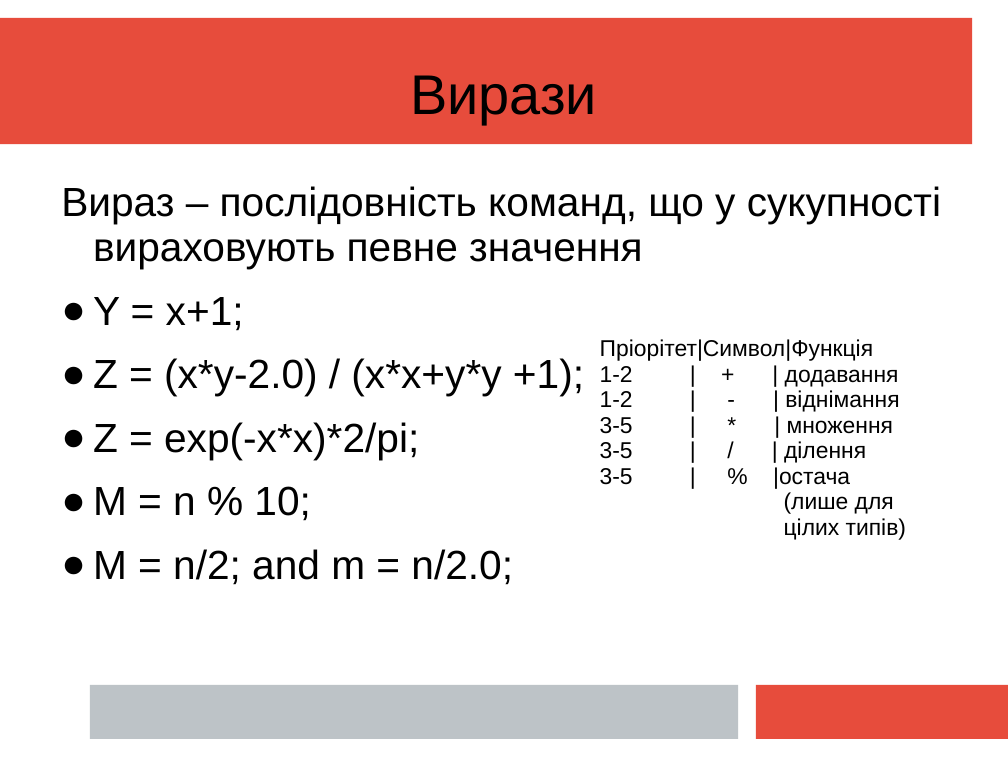
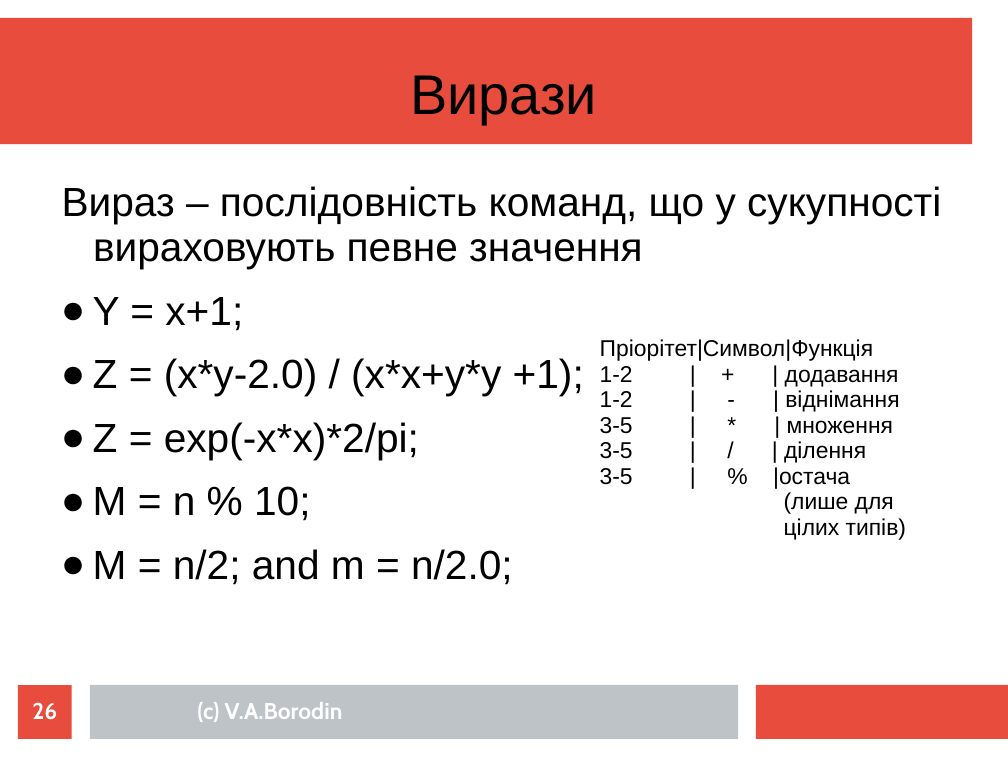
Before and after one commit to mecchmatProjects/CppCourse, a slide deck: slide 26 of Lect1/CppTutorUkr0.ppt (slide 25 before the commit). Drawn at 1008x757 pixels with LibreOffice and Linux fonts; fonts in the diff are those of the drawing. Boxes give left, top, right and bottom in pixels: in the first picture for what was removed or moved away, otherwise in the second. Text is boxed around its words. In the diff, an @@ line names an element or a change of style, - is before the commit and + after.

```diff
--- a/Lect1/CppTutorUkr0.ppt
+++ b/Lect1/CppTutorUkr0.ppt
@@ text "Вираз – послідовність команд, що ..." at bbox=[62, 186, 941, 585]: indent changed @@
@@ page number added at bbox=[18, 684, 72, 738], fill #E74C3C, 18 pt, text #FFFFFF, bold @@
+26
@@ text added at bbox=[197, 702, 343, 722], 18 pt, text #FFFFFF, bold @@
+(c) V.A.Borodin
```
Also in this commit, not shown: 30 other slides changed, 6 slides added, 1 slide removed, 1 other file.
